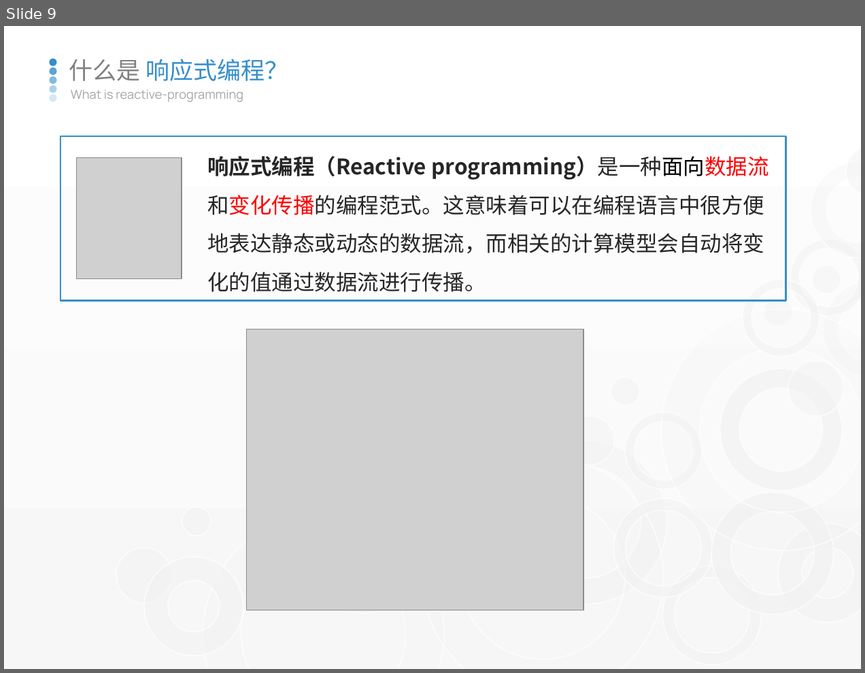
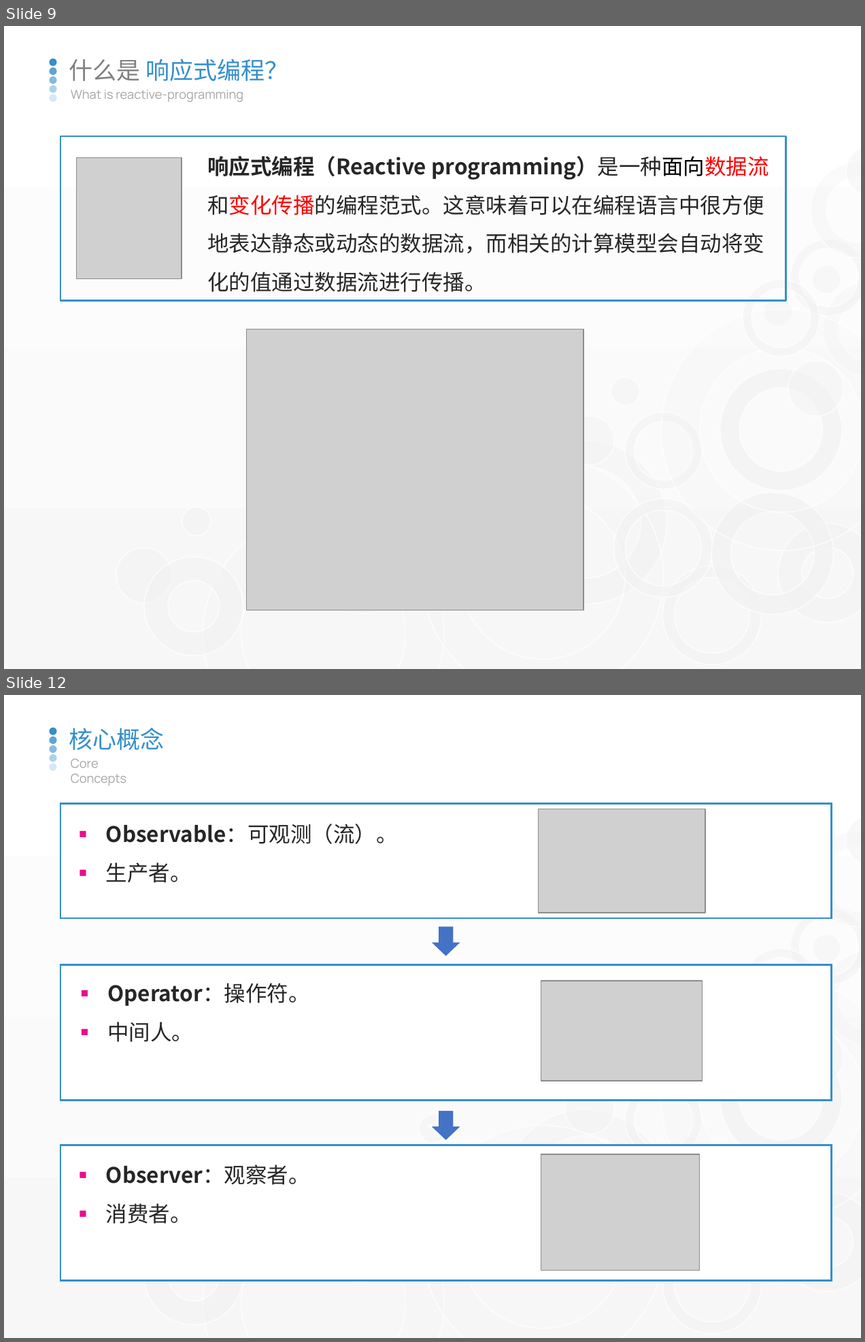
Before and after one commit to watermoonlx/playground-v2, a slide deck: ppt/RxJS & NgRxj.pptx. Shown one above the other, each under a label of ours: slide 9 before the commit, slides 9 and 12 after it; the slides between them are not shown. The pictures are 865x673 and 865x1342 pixels, drawn with LibreOffice and Linux fonts; fonts in the diff are those of the drawing; grey boxes stand for pictures. Boxes give left, top, right and bottom in pixels: in the first picture for what was removed or moved away, otherwise in the second. Text is boxed around its words. In the diff, an @@ line names an element or a change of style, - is before the commit and + after.

```diff
--- a/ppt/RxJS & NgRxj.pptx
+++ b/ppt/RxJS & NgRxj.pptx
@@ slide 12 added at (4, 695, 861, 1338), background gradient #FFFFFF to #F7F7F7; not listed: 28 template elements that a slide beside it also shows @@
@@ text added at (69, 728, 164, 750), 20 pt, text #358FCB @@
+核心概念
@@ text added at (71, 758, 127, 785), 10.5 pt, text #A6A6A6 @@
+Core Concepts
@@ rectangle added at (60, 804, 832, 919), fill #FFFFFF, outline #358FCB 1.5 pt @@
@@ picture added at (538, 809, 705, 913) @@
@@ text added at (106, 824, 398, 883), 18 pt, text #262626 @@
+■ Observable：可观测（流）。
+■ 生产者。
@@ down arrow added at (429, 926, 462, 957), fill #4472C4, outline #FFFFFF 1.5 pt @@
@@ rectangle added at (60, 965, 832, 1100), fill #FFFFFF, outline #358FCB 1.5 pt @@
@@ text added at (107, 983, 309, 1042), 18 pt, text #262626 @@
+■ Operator：操作符。
+■ 中间人。
@@ picture added at (541, 981, 702, 1081) @@
@@ ellipse added at (415, 1110, 451, 1147), fill #F2F2F2 at 47% opacity, outline #FFFFFF 1 pt @@
@@ down arrow added at (429, 1110, 462, 1141), fill #4472C4, outline #FFFFFF 1.5 pt @@
@@ rectangle added at (60, 1145, 832, 1280), fill #FFFFFF, outline #358FCB 1.5 pt @@
@@ picture added at (541, 1154, 700, 1271) @@
@@ text added at (106, 1164, 310, 1223), 18 pt, text #262626 @@
+■ Observer：观察者。
+■ 消费者。
```
Also in this commit, not shown: 5 slides changed, 10 other slides added, 27 other files.
